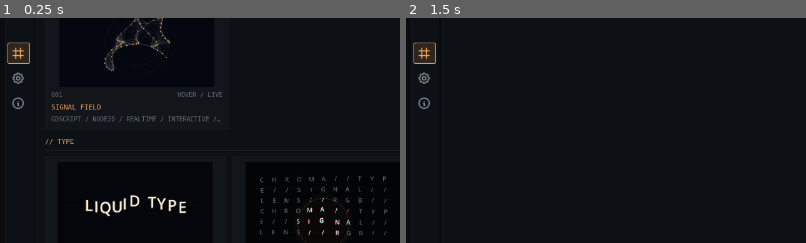
Above: before the commit, frames 1-2 (left to right).
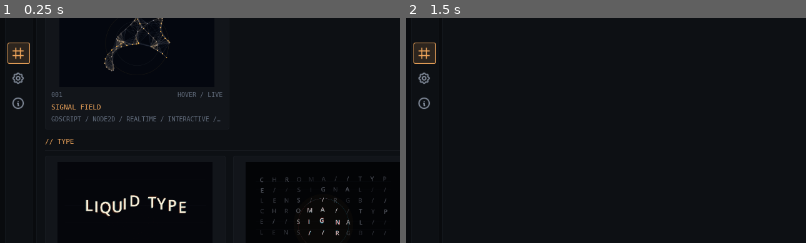
Above: after the commit, the same moments.

Repository: Rzbck/godot-creative-lab
Game: Godot game, scene res://app/main/main_runtime.tscn
The game is run twice, just before and just after one commit, with the same random seed, the same clock (stepped at 60 frames per second) and the same inputs.
Inputs (mouse positions are % of the whole screen's width and height, from its top left):
- Up to frame 1 (0.25 s): no input
- Up to frame 2 (1.5 s): click (51, 21) at 0.52 s; type "Alex" at 0.6 s; click "–" at 1.25 s
The pictures show only the part of the screen within x 0-50%, y 37-87%; the shares and areas given below are measured in that part.

The runs differ from the first frame. In frame 1, 0.3% of the frame differs, in the area x 65-97%, y 70-97%; in frame 2, nothing differs.

Commit message:
feat: sharpen Chroma Lens grid hierarchy

Diff:
--- a/sketches/003_chroma_lens/runtime/chroma_lens.gd
+++ b/sketches/003_chroma_lens/runtime/chroma_lens.gd
@@ -82,9 +82,6 @@
 
     var cols: int = grid_density
     var rows: int = maxi(4, roundi(float(grid_density) * 0.56))
-
-    # Use cell centres instead of using the first/last glyph as the grid bounds.
-    # This keeps the complete composition centred for every density value.
     var cell_width: float = TYPE_SAFE_RECT.size.x / float(cols)
     var cell_height: float = TYPE_SAFE_RECT.size.y / float(rows)
     var font_size: int = maxi(
@@ -101,14 +98,21 @@
     var glyph_index: int = 0
     for row: int in range(rows):
         for col: int in range(cols):
+            # Each cell owns a stable hierarchy role. The lens can perturb that
+            # role, but the composition never becomes an undifferentiated field.
+            var role_index: int = (row * 3 + col * 5) % 7
+            var hierarchy: float = 1.0 if role_index == 0 or role_index == 3 else 0.62
+            if role_index == 6:
+                hierarchy = 0.38
+
             var phase: float = sketch_time * motion_speed + float(row) * 0.47 + float(col) * 0.31
             var cell_center: Vector2 = Vector2(
                 TYPE_SAFE_RECT.position.x + (float(col) + 0.5) * cell_width,
                 TYPE_SAFE_RECT.position.y + (float(row) + 0.5) * cell_height
             )
             var base_position: Vector2 = cell_center + Vector2(
-                sin(phase * 1.7) * minf(5.0, cell_width * 0.07),
-                cos(phase * 1.25) * minf(5.0, cell_height * 0.07)
+                sin(phase * 1.7) * minf(5.0, cell_width * 0.07) * hierarchy,
+                cos(phase * 1.25) * minf(5.0, cell_height * 0.07) * hierarchy
             )
 
             var glyph: String = GLYPH_STREAM.substr(glyph_index % GLYPH_STREAM.length(), 1)
@@ -122,7 +126,7 @@
             var inside: bool = distance < lens_size
 
             if not inside:
-                var outside_alpha: float = 0.24 + contrast * 0.22
+                var outside_alpha: float = (0.18 + contrast * 0.2) * hierarchy
                 var outside_color: Color = BASE_INK
                 outside_color.a = outside_alpha
                 var safe_base: Vector2 = _clamp_glyph_center(base_position, font, glyph, font_size, 0.0)
@@ -131,20 +135,31 @@
 
             var lens_amount: float = 1.0 - normalized
             var smooth_amount: float = pow(lens_amount, lerpf(0.55, 2.1, edge_softness))
+
+            # A quantized editorial response replaces the old purely radial
+            # gradient. Cells step through four graphic states, then blend just
+            # enough to keep motion fluid.
+            var state_count: float = 4.0
+            var quantized_amount: float = floor(smooth_amount * state_count + 0.5) / state_count
+            var quantize_mix: float = clampf(0.35 + contrast * 0.22, 0.35, 0.82)
+            var graphic_amount: float = lerpf(smooth_amount, quantized_amount, quantize_mix)
+            graphic_amount *= lerpf(0.72, 1.0, hierarchy)
+
             var radial: Vector2 = Vector2.ZERO
             if distance > 0.001:
                 radial = to_cell / distance
             var tangent: Vector2 = Vector2(-radial.y, radial.x)
 
-            var zoomed: Vector2 = lens_center + to_cell * lerpf(1.0, zoom_factor, smooth_amount)
-            var wobble: Vector2 = tangent * sin(phase * 3.0 + distance * 0.025) * distortion * 18.0 * smooth_amount
+            var zoomed: Vector2 = lens_center + to_cell * lerpf(1.0, zoom_factor, graphic_amount)
+            var wobble: Vector2 = tangent * sin(phase * 3.0 + distance * 0.025) * distortion * 18.0 * graphic_amount
             var target: Vector2 = zoomed + wobble
-            var split: Vector2 = (radial + tangent * 0.35).normalized() * chroma_amount * smooth_amount
+            var split_dir: Vector2 = radial + tangent * (0.18 + hierarchy * 0.28)
+            if split_dir.length() > 0.001:
+                split_dir = split_dir.normalized()
+            var split: Vector2 = split_dir * chroma_amount * graphic_amount
             var pressed_boost: float = 1.35 if pointer_down else 1.0
-            target += radial * distortion * 13.0 * smooth_amount * pressed_boost
-
-            # The lens may distort a glyph, but it may not break the typography
-            # safe area. Account for the RGB split as well as the glyph itself.
+            target += radial * distortion * 13.0 * graphic_amount * pressed_boost
+
             target = _clamp_glyph_center(
                 target,
                 font,
@@ -154,10 +169,10 @@
             )
 
             var shadow_red: Color = red_color
-            shadow_red.a = 0.42 + 0.42 * smooth_amount
+            shadow_red.a = (0.30 + 0.52 * graphic_amount) * hierarchy
             var shadow_cyan: Color = cyan_color
-            shadow_cyan.a = 0.42 + 0.42 * smooth_amount
-            var core: Color = Color(0.98, 0.98, 0.96, 0.72 + 0.28 * smooth_amount)
+            shadow_cyan.a = (0.30 + 0.52 * graphic_amount) * hierarchy
+            var core: Color = Color(0.98, 0.98, 0.96, (0.56 + 0.4 * graphic_amount) * lerpf(0.75, 1.0, hierarchy))
 
             _draw_centered_glyph(font, target - split, glyph, font_size, shadow_cyan)
             _draw_centered_glyph(font, target + split, glyph, font_size, shadow_red)
@@ -226,25 +241,28 @@
 
 
 func _draw_background_grid(lens_center: Vector2) -> void:
-    for x_index: int in range(17):
-        var x: float = 48.0 + float(x_index) * 74.0
-        draw_line(Vector2(x, 70.0), Vector2(x, 650.0), Color(0.7, 0.8, 1.0, 0.022), 1.0)
+    # The background now exposes the same seven-column / baseline logic that
+    # structures the typography instead of drawing an unrelated graph-paper grid.
+    var guide_color: Color = Color(0.7, 0.8, 1.0, 0.028)
+    for x_index: int in range(8):
+        var x: float = TYPE_SAFE_RECT.position.x + TYPE_SAFE_RECT.size.x * float(x_index) / 7.0
+        draw_line(Vector2(x, TYPE_SAFE_RECT.position.y), Vector2(x, TYPE_SAFE_RECT.end.y), guide_color, 1.0)
     for y_index: int in range(9):
-        var y: float = 74.0 + float(y_index) * 72.0
-        draw_line(Vector2(48.0, y), Vector2(1232.0, y), Color(0.7, 0.8, 1.0, 0.022), 1.0)
+        var y: float = TYPE_SAFE_RECT.position.y + TYPE_SAFE_RECT.size.y * float(y_index) / 8.0
+        var row_color: Color = guide_color
+        row_color.a = 0.018 + float(y_index % 2) * 0.012
+        draw_line(Vector2(TYPE_SAFE_RECT.position.x, y), Vector2(TYPE_SAFE_RECT.end.x, y), row_color, 1.0)
 
     var halo: Color = ACCENT
-    halo.a = 0.025
+    halo.a = 0.018 + contrast * 0.007
     draw_circle(lens_center, lens_size * 1.18, halo)
 
 
 func _draw_lens_overlay(lens_center: Vector2, red_color: Color, cyan_color: Color) -> void:
     var border_a: Color = cyan_color
-    border_a.a = 0.28
+    border_a.a = 0.22
     var border_b: Color = red_color
-    border_b.a = 0.22
-    draw_arc(lens_center - Vector2(chroma_amount * 0.22, 0.0), lens_size, 0.0, TAU, 160, border_a, 1.5, true)
-    draw_arc(lens_center + Vector2(chroma_amount * 0.22, 0.0), lens_size, 0.0, TAU, 160, border_b, 1.5, true)
-    draw_arc(lens_center, lens_size, 0.0, TAU, 160, Color(1.0, 1.0, 1.0, 0.16), 1.0, true)
-    draw_line(lens_center - Vector2(14.0, 0.0), lens_center + Vector2(14.0, 0.0), Color(1, 1, 1, 0.18), 1.0)
-    draw_line(lens_center - Vector2(0.0, 14.0), lens_center + Vector2(0.0, 14.0), Color(1, 1, 1, 0.18), 1.0)
+    border_b.a = 0.18
+    draw_arc(lens_center - Vector2(chroma_amount * 0.22, 0.0), lens_size, -PI * 0.72, PI * 0.58, 96, border_a, 1.5, true)
+    draw_arc(lens_center + Vector2(chroma_amount * 0.22, 0.0), lens_size, PI * 0.28, PI * 1.58, 96, border_b, 1.5, true)
+    draw_arc(lens_center, lens_size, 0.0, TAU, 160, Color(1.0, 1.0, 1.0, 0.11), 1.0, true)
